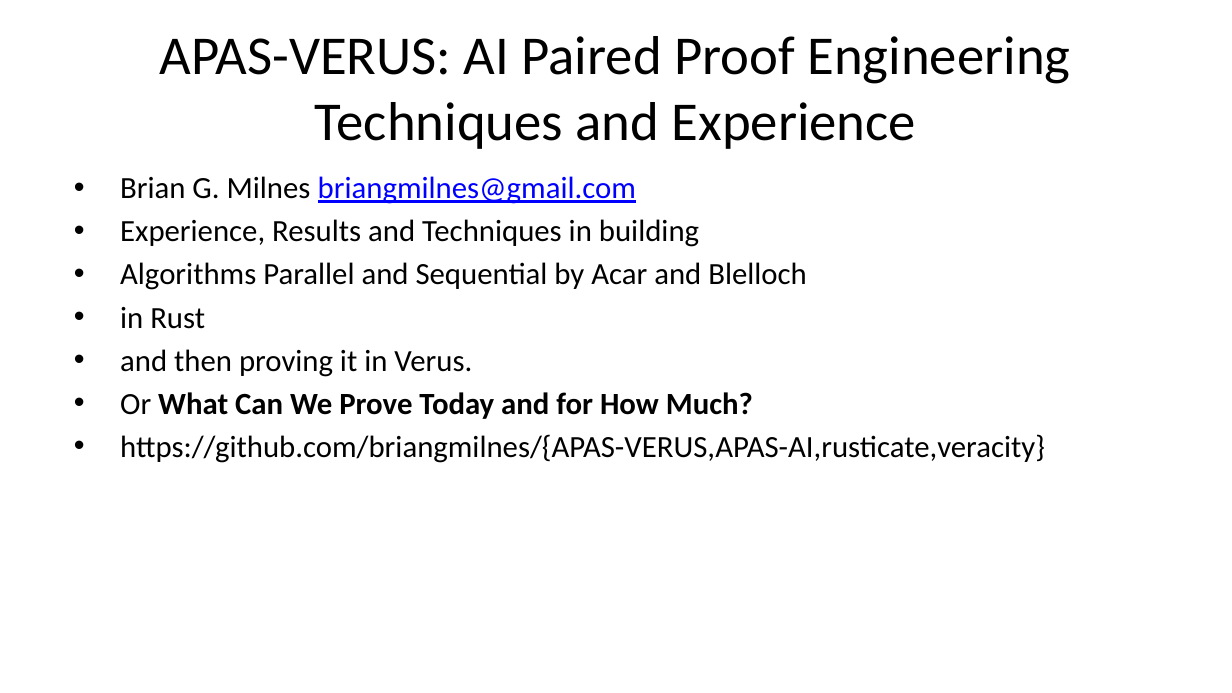
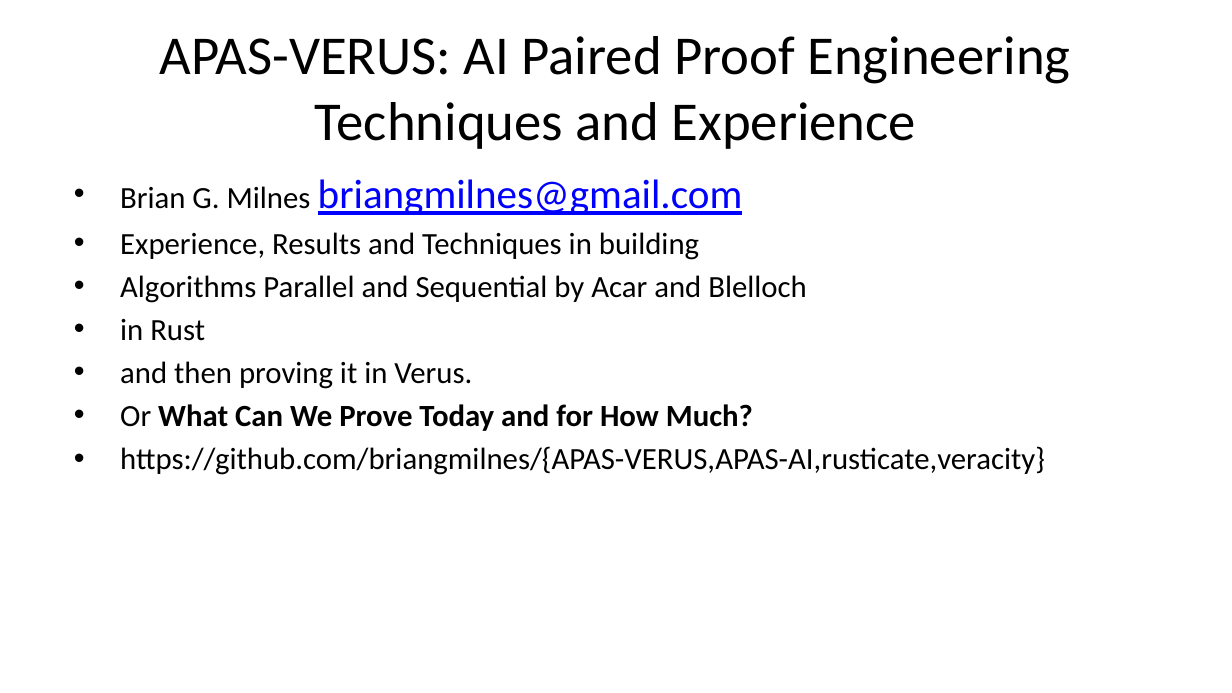
Before and after one commit to briangmilnes/APAS-VERUS, a slide deck: slide 1 of lectures/slidesCMUCS.pptx. Drawn at 1232x693 pixels with LibreOffice and Linux fonts; fonts in the diff are those of the drawing. Boxes give left, top, right and bottom in pixels: in the first picture for what was removed or moved away, otherwise in the second. Text is boxed around its words. In the diff, an @@ line names an element or a change of style, - is before the commit and + after.

```diff
--- a/lectures/slidesCMUCS.pptx
+++ b/lectures/slidesCMUCS.pptx
@@ text at [120,179,743,215]: size 18 to 24 pt in "briangmilnes@gmail.com"; more space between paragraphs @@
```
Also in this commit, not shown: 9 other slides changed, 3 other files.
